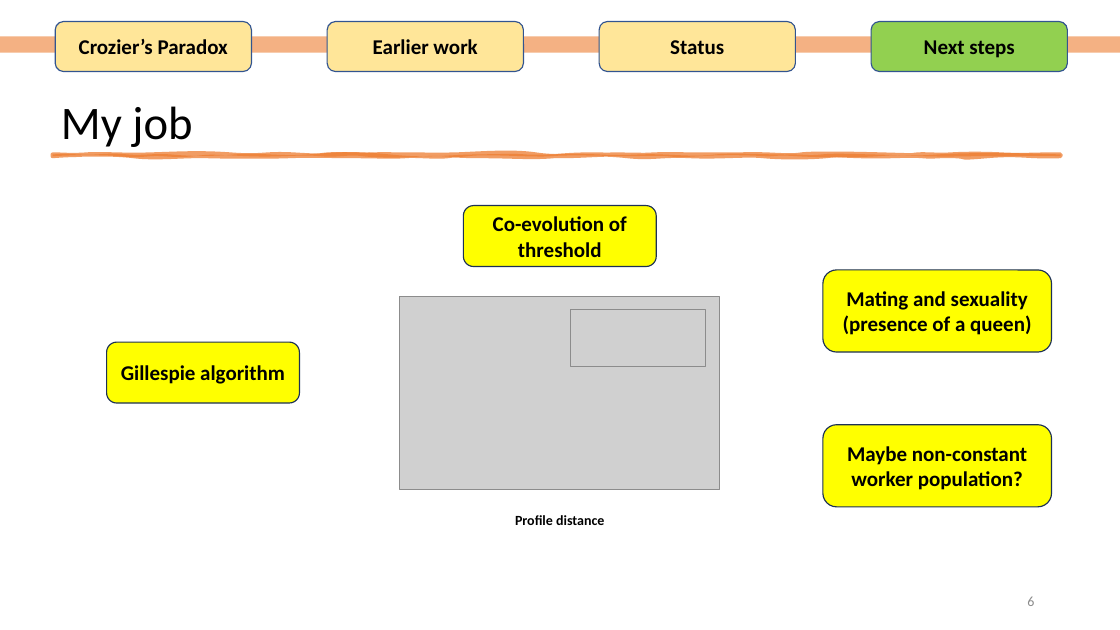
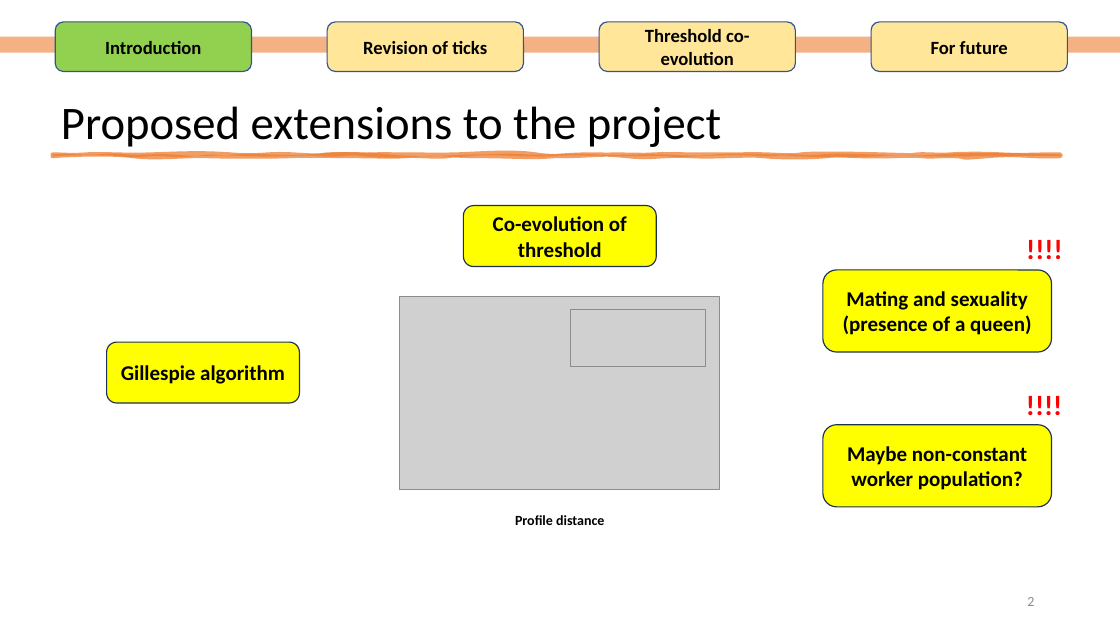
Before and after one commit to Lakshya3141/CroziersParadox, a slide deck: slide 2 of Additional/Presentations/20240409Update.pptx (slide 6 before the commit). Drawn at 1120x630 pixels with LibreOffice and Linux fonts; fonts in the diff are those of the drawing; grey boxes stand for pictures. Boxes give left, top, right and bottom in pixels: in the first picture for what was removed or moved away, otherwise in the second. Text is boxed around its words. In the diff, an @@ line names an element or a change of style, - is before the commit and + after.

```diff
--- a/Additional/Presentations/20240409Update.pptx
+++ b/Additional/Presentations/20240409Update.pptx
@@ rounded rectangle "Introduction" at (x1=55, y1=22, x2=252, y2=71): fill #FFE699 to #92D050 @@
@@ text in rounded rectangle at (x1=645, y1=29, x2=749, y2=65): text changed; size 18 to 16 pt @@
-Status
+Threshold co-evolution
@@ rounded rectangle "For future" at (x1=871, y1=22, x2=1068, y2=71): fill #92D050 to #FFE699 @@
@@ text in rounded rectangle at (x1=105, y1=41, x2=201, y2=54): text changed; size 18 to 16 pt @@
-Crozier’s Paradox
+Introduction
@@ text in rounded rectangle at (x1=363, y1=41, x2=487, y2=54): text changed; size 18 to 16 pt @@
-Earlier work
+Revision of ticks
@@ text in rounded rectangle at (x1=931, y1=41, x2=1008, y2=54): text changed; size 18 to 16 pt @@
-Next steps
+For future
@@ title at (x1=61, y1=106, x2=721, y2=151): text changed @@
-My job
+Proposed extensions to the project
@@ text added at (x1=1018, y1=227, x2=1086, y2=269), 24 pt, text #FF0000, bold @@
+!!!!
@@ text added at (x1=1017, y1=383, x2=1086, y2=425), 24 pt, text #FF0000, bold @@
+!!!!
@@ page number at (x1=1027, y1=597, x2=1034, y2=606): text changed @@
-6
+2
```
Also in this commit, not shown: 2 other slides changed, 5 slides added, 4 slides removed, 6 other files.
